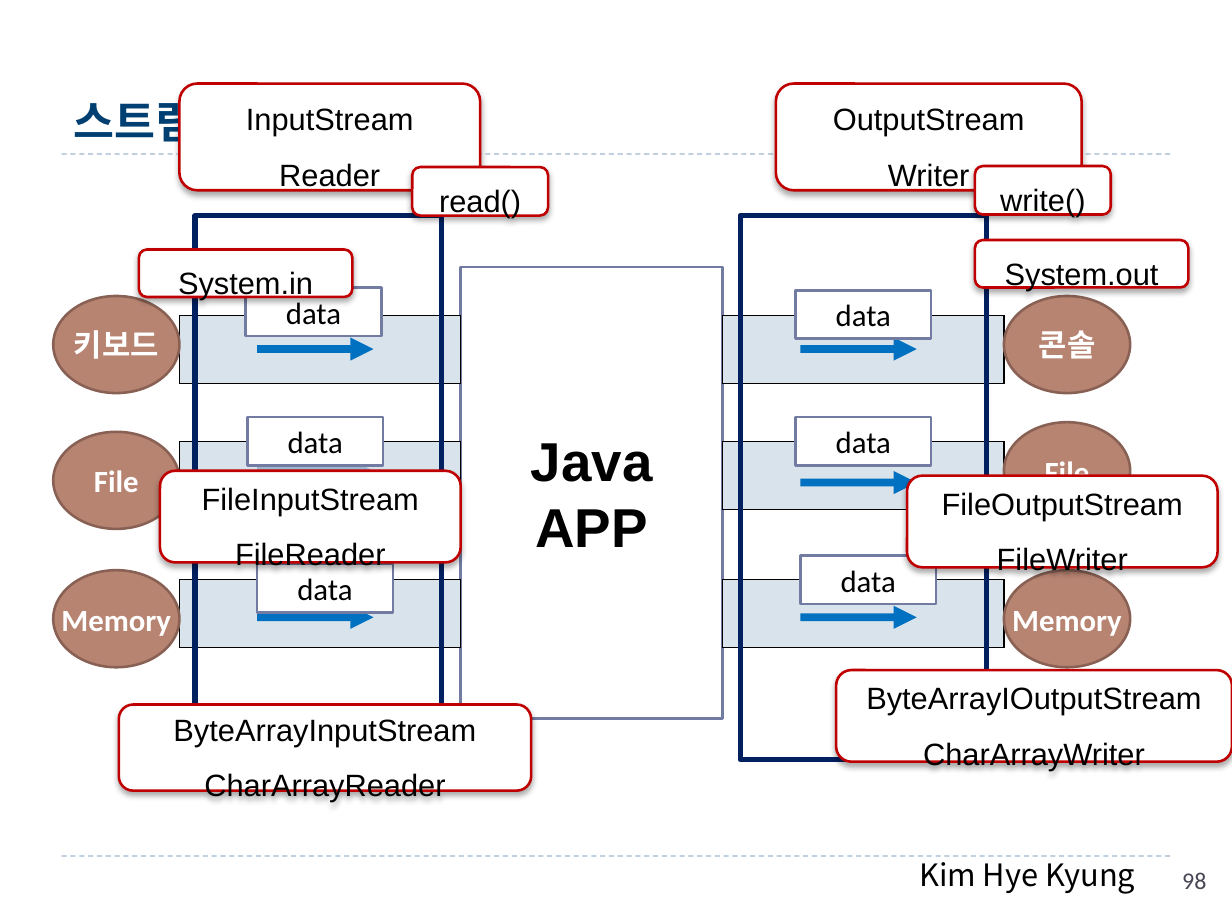
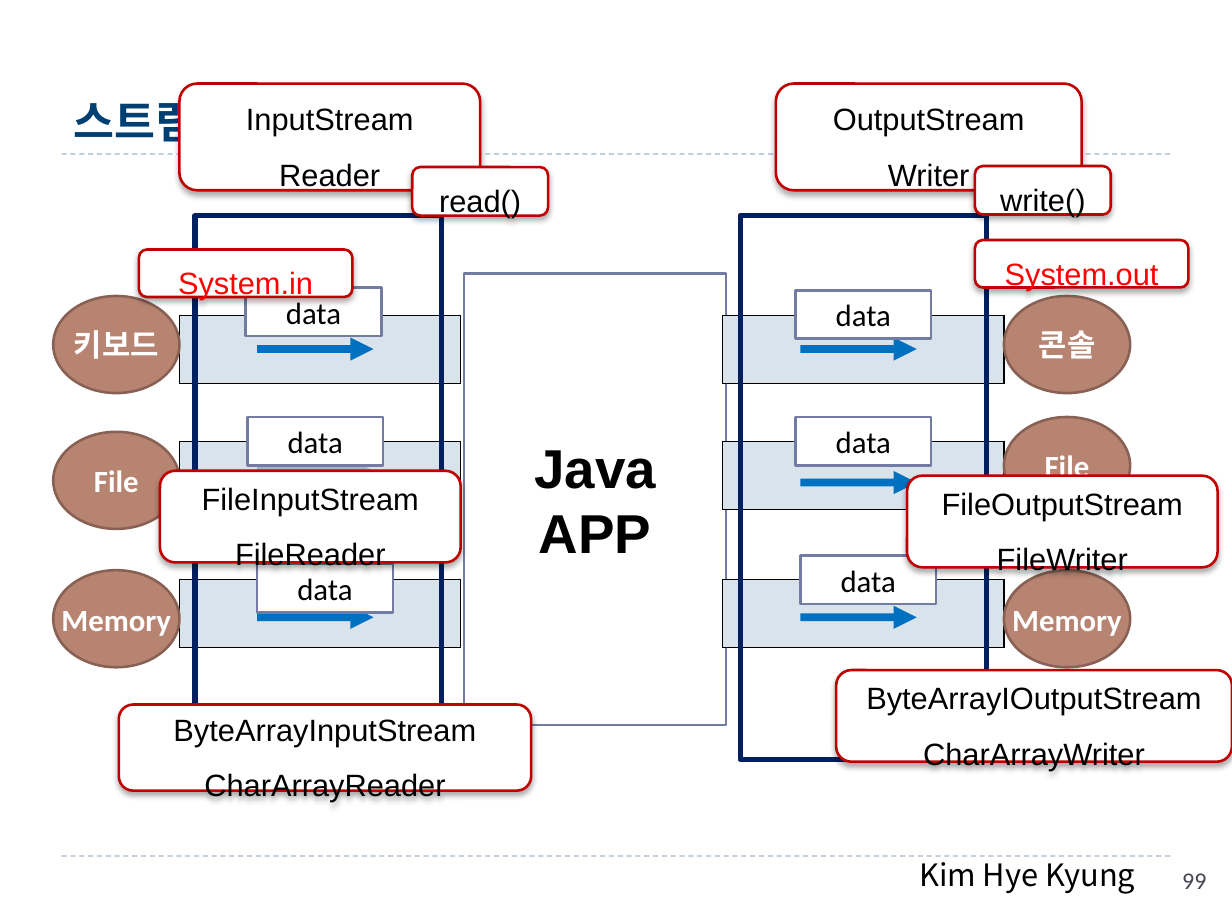
Before and after one commit to hwanginbeom/bigData, a slide deck: slide 99 of 1.Java_김혜경.pptx (slide 98 before the commit). Drawn at 1232x924 pixels with LibreOffice and Linux fonts; fonts in the diff are those of the drawing. Boxes give left, top, right and bottom in pixels: in the first picture for what was removed or moved away, otherwise in the second. Text is boxed around its words. In the diff, an @@ line names an element or a change of style, - is before the commit and + after.

```diff
--- a/1.Java_김혜경.pptx
+++ b/1.Java_김혜경.pptx
@@ rounded rectangle "System.in" at box(139, 250, 352, 298): text colour #000000 to #FF0000 @@
@@ rounded rectangle "System.out" at box(975, 240, 1188, 288): text colour #000000 to #FF0000 @@
@@ rectangle "Java": place and size @@
-rectangle "Java" at box(461, 267, 723, 719)
+rectangle "Java" at box(464, 274, 727, 726)
@@ ellipse "File": place and size @@
-ellipse "File" at box(1004, 423, 1130, 520)
+ellipse "File" at box(1004, 418, 1130, 515)
@@ page number at box(1182, 873, 1206, 889): text changed @@
-98
+99
```
Also in this commit, not shown: 5 other slides changed, 6 other files.
